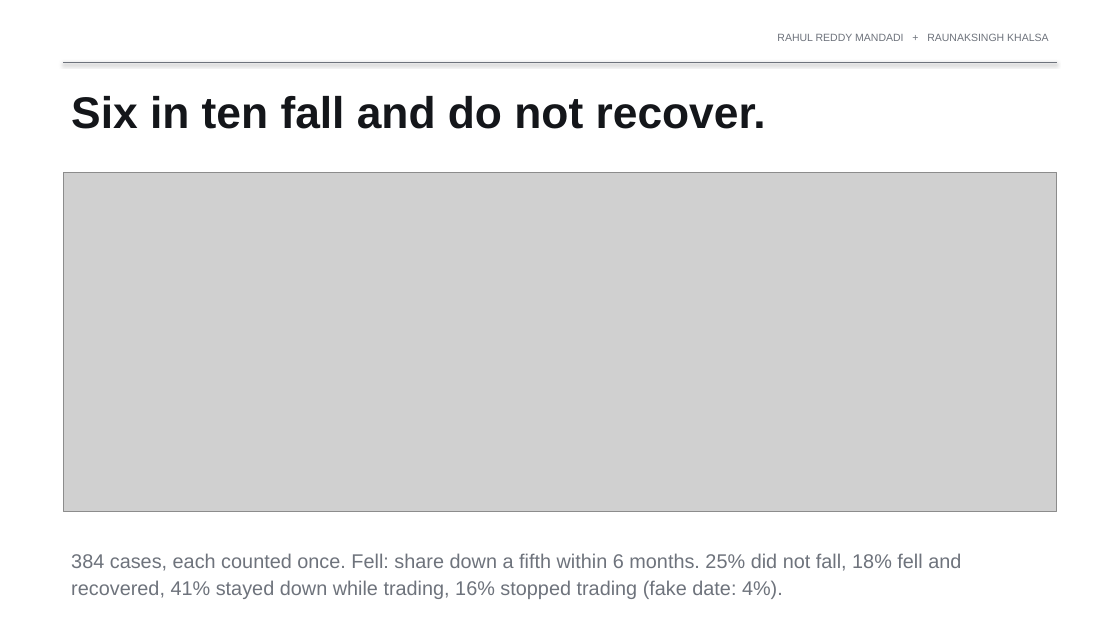
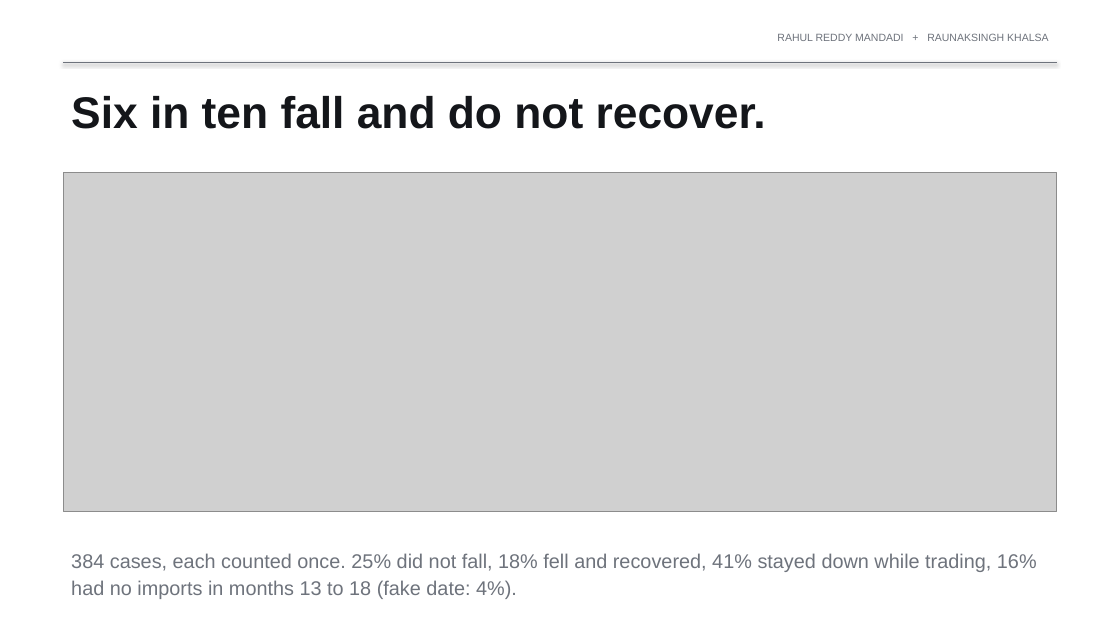
Before and after one commit to rahul-mandadi/tariff-rush, a slide deck: slide 8 of slides/Mandadi_Khalsa_Final_Presentation.pptx. Drawn at 1120x630 pixels with LibreOffice and Linux fonts; fonts in the diff are those of the drawing; grey boxes stand for pictures. Boxes give left, top, right and bottom in pixels: in the first picture for what was removed or moved away, otherwise in the second. Text is boxed around its words. In the diff, an @@ line names an element or a change of style, - is before the commit and + after.

Commit message:
Prediction test: same-day notice rule and Census release lag; matched recovery comparison
Case facts only from notices published on or before the first preliminary; training labels only once month 18 is published (two-month lag). Held-out gain over the historical rates falls to +0.004 (90% interval -0.005 to +0.013), so the report and decks now present the historical rates as the forecast. Adds real shares on the 282 fake-date-matched cases (27/18/42/13 vs 49/30/18/4) and defines stopped trading as no imports in months 13 to 18.

```diff
--- a/slides/Mandadi_Khalsa_Final_Presentation.pptx
+++ b/slides/Mandadi_Khalsa_Final_Presentation.pptx
@@ text at box(71, 553, 1037, 599): text changed @@
-384 cases, each counted once. Fell: share down a fifth within 6 months. 25% did not fall, 18% fell and recovered, 41% stayed down while trading, 16% stopped trading (fake date: 4%).
+384 cases, each counted once. 25% did not fall, 18% fell and recovered, 41% stayed down while trading, 16% had no imports in months 13 to 18 (fake date: 4%).
```
Also in this commit, not shown: 3 other slides changed, 17 other files.
